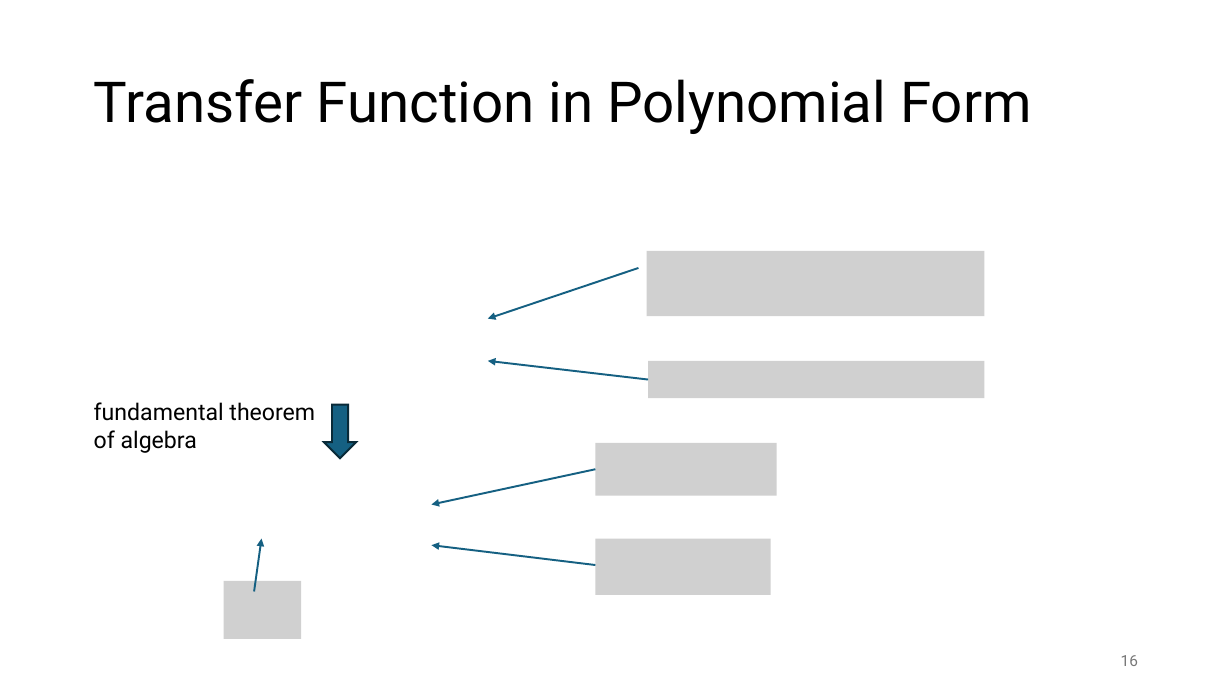
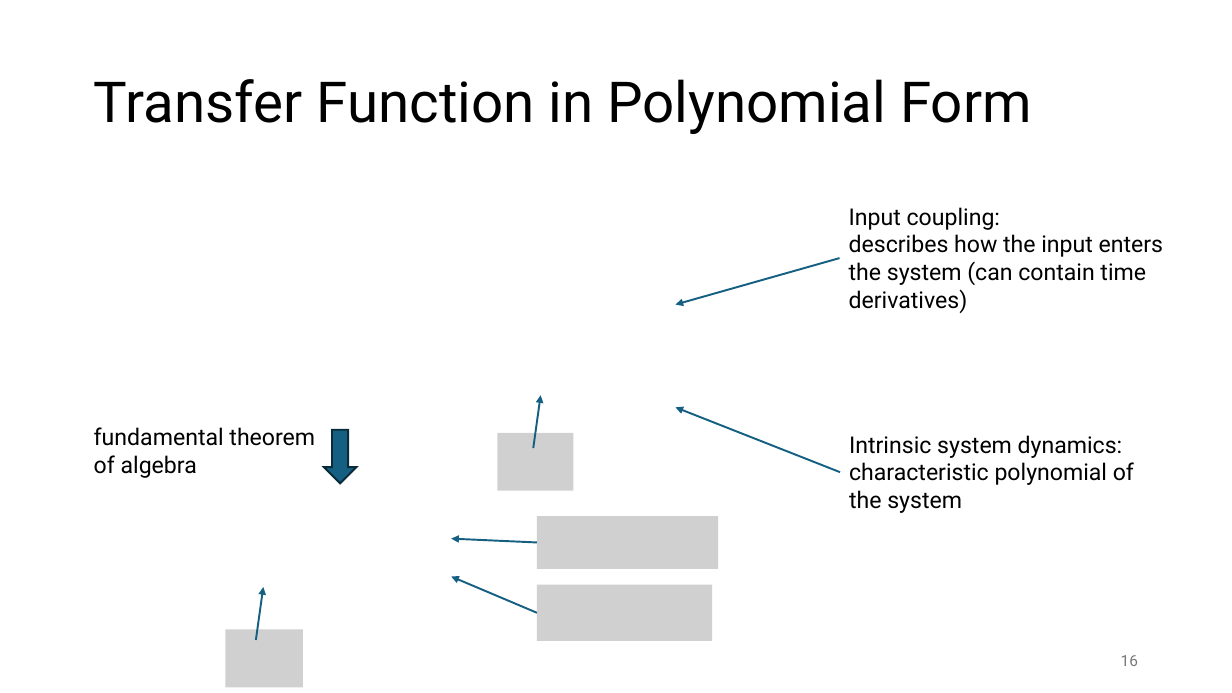
Before and after one commit to FelixWick/control_engineering, a slide deck: slide 16 of slides/3_Laplace.pptx. Drawn at 1232x693 pixels with LibreOffice and Linux fonts; fonts in the diff are those of the drawing; grey boxes stand for pictures. Boxes give left, top, right and bottom in pixels: in the first picture for what was removed or moved away, otherwise in the second. Text is boxed around its words. In the diff, an @@ line names an element or a change of style, - is before the commit and + after.

```diff
--- a/slides/3_Laplace.pptx
+++ b/slides/3_Laplace.pptx
@@ text added at (x1=849, y1=207, x2=1163, y2=313), 18 pt, text #000000 @@
+Input coupling:
+describes how the input enters the system (can contain time derivatives)
@@ picture removed at (x1=647, y1=251, x2=984, y2=317) @@
@@ arrow moved from (639, 268) - (488, 319) to (840, 258) - (676, 305) @@
@@ picture removed at (x1=648, y1=361, x2=984, y2=398) @@
@@ text "fundamental theorem of algebra" moved from (x1=94, y1=402, x2=315, y2=453) to (x1=94, y1=427, x2=315, y2=478) @@
@@ arrow added from (533, 448) to (541, 396), #156082 1.5 pt @@
@@ arrow moved from (648, 380) - (488, 361) to (840, 472) - (676, 408) @@
@@ down arrow moved from (x1=324, y1=405, x2=357, y2=458) to (x1=324, y1=430, x2=357, y2=483) @@
@@ picture added at (x1=497, y1=433, x2=573, y2=491) @@
@@ picture removed at (x1=595, y1=443, x2=776, y2=495) @@
@@ text added at (x1=849, y1=435, x2=1134, y2=513), 18 pt, text #000000 @@
+Intrinsic system dynamics:
+characteristic polynomial of the system
@@ arrow moved from (595, 470) - (432, 505) to (537, 543) - (451, 539) @@
@@ picture added at (x1=537, y1=517, x2=718, y2=569) @@
@@ picture removed at (x1=595, y1=539, x2=771, y2=595) @@
@@ picture removed at (x1=224, y1=581, x2=301, y2=640) @@
@@ arrow moved from (254, 592) - (262, 539) to (256, 640) - (263, 587) @@
@@ arrow moved from (595, 566) - (432, 545) to (537, 613) - (451, 577) @@
@@ picture added at (x1=537, y1=585, x2=713, y2=641) @@
@@ picture added at (x1=226, y1=629, x2=303, y2=688) @@
```
Also in this commit, not shown: 2 other slides changed, 4 slides added, 1 other file.
